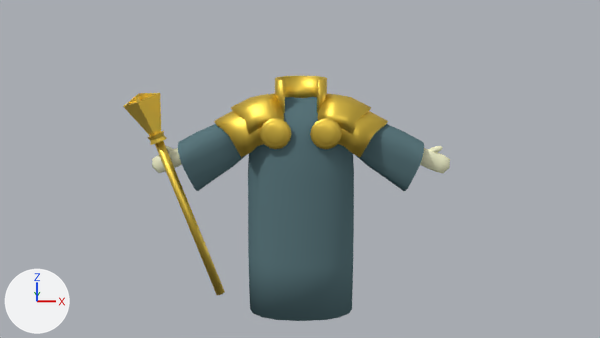
The Blender file samples/priest/priest.blend: old version first, new version second.
Camera for both pictures: the file's camera 'Camera'. The axes (+X, +Y, +Z) are drawn at lower left. The lights are the same throughout.
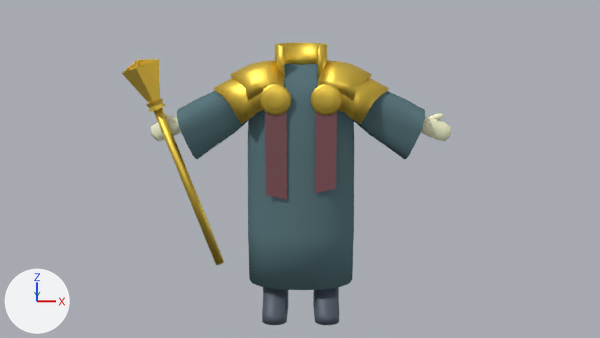
Commit message: Added boots

Location of each change, (x1, y1, x2, y2) in pixels of the pictures (600 x 338 px):
'torso', moved
    before: (248, 97, 354, 321)
    after: (248, 64, 354, 290)
'arm', moved
    before: (178, 124, 424, 191)
    after: (177, 91, 425, 159)
'Plane', moved
    before: (123, 93, 225, 295)
    after: (122, 59, 224, 265)
'Circle.001', moved
    before: (231, 94, 371, 135)
    after: (230, 60, 372, 101)
'Circle.003', moved
    before: (214, 111, 388, 158)
    after: (213, 78, 389, 124)
'Circle.002', moved
    before: (260, 118, 342, 149)
    after: (260, 84, 342, 115)
'Circle', moved
    before: (275, 76, 327, 113)
    after: (275, 43, 327, 80)
'Cube', moved
    before: (152, 146, 450, 173)
    after: (151, 113, 451, 142)
'Plane.002', added (brown)
    after: (265, 111, 287, 200)
'Cylinder', added (blue)
    after: (262, 287, 339, 325)
'Plane.001', added (brown)
    after: (315, 111, 337, 193)

The change, as a list of edits to the scene's bpy script:
```text
Add mat_boot:
    mat_boot = principled_material('boot')
    mat_boot.base_color = (0.0742, 0.0953, 0.13)  # dark blue #4d5765
Add mat_scarf:
    mat_scarf = principled_material('scarf')
    mat_scarf.base_color = (0.216, 0.0823, 0.0953)  # brown #805157
Add me_cylinder_001:
    me_cylinder_001.from_pydata(...)  # 64 vertices, 50 faces; spans x -0.4..0.4, y -1.5..0.4, z -0.7..0.4
    me_cylinder_001.polygons.foreach_set('use_smooth', [True] * 50)
    me_cylinder_001.materials.append(mat_boot)  # dark blue #4d5765
Add me_plane_003:
    me_plane_003.from_pydata([(0.31, 0.0, -1.74), (-0.31, 0.0, -1.6), (0.31, 0.0, 0.97), (-0.31, 0.0, 0.97), (0.16, 0.0, -1.72), (0.0, 0.0, -1.67), (-0.16, 0.0, -1.62), (-0.16, 0.0, 0.9), (0.0, 0.0, 0.85), (0.16, 0.0, 0.9)], [], [(6, 7, 3, 1), (0, 2, 9, 4), (4, 9, 8, 5), (5, 8, 7, 6)])
    me_plane_003.materials.append(mat_scarf)  # brown #805157
Add me_plane_002:
    me_plane_002.from_pydata([(-0.31, 0.0, -1.54), (0.31, 0.0, -1.4), (-0.31, 0.0, 0.97), (0.31, 0.0, 0.97), (-0.16, 0.0, -1.52), (0.0, 0.0, -1.47), (0.16, 0.0, -1.42), (0.16, 0.0, 0.9), (0.0, 0.0, 0.85), (-0.16, 0.0, 0.9)], [], [(6, 1, 3, 7), (0, 4, 9, 2), (4, 5, 8, 9), (5, 6, 7, 8)])
    me_plane_002.materials.append(mat_scarf)  # brown #805157
Change ob_torso:
    ob_torso.location: (0.0, 0.0, 0.0) -> (0.0, 0.0, 1.0)
Change ob_arm:
    ob_arm.location: (0.67, 0.0, 2.11) -> (0.67, 0.0, 3.11)
Change ob_circle:
    ob_circle.location: (0.0, -0.11, 2.19) -> (0.0, -0.11, 3.19)
Change ob_circle_001:
    ob_circle_001.location: (0.78, 0.0, 2.21) -> (0.78, 0.0, 3.21)
Change ob_circle_002:
    ob_circle_002.location: (0.73, -0.96, 1.67) -> (0.73, -0.96, 2.67)
Change ob_circle_003:
    ob_circle_003.location: (0.89, 0.0, 2.01) -> (0.89, 0.0, 3.01)
Change ob_cube:
    ob_cube.location: (3.6, 0.0, 0.85) -> (3.6, 0.0, 1.85)
Change ob_plane:
    ob_plane.location: (-3.6, -0.2, -0.65) -> (-3.6, -0.2, 0.35)
Add ob_cylinder:
    ob_cylinder = bpy.data.objects.new('Cylinder', me_cylinder_001)
    ob_cylinder.location = (0.8, 0.0, -3.4)
    _m = ob_cylinder.modifiers.new('Mirror', 'MIRROR')
    _m.mirror_object = ob_torso
Add ob_plane_002:
    ob_plane_002 = bpy.data.objects.new('Plane.002', me_plane_003)
    ob_plane_002.location = (-0.73, -1.0, 1.42)
Add ob_plane_001:
    ob_plane_001 = bpy.data.objects.new('Plane.001', me_plane_002)
    ob_plane_001.location = (0.73, -1.0, 1.42)
```
